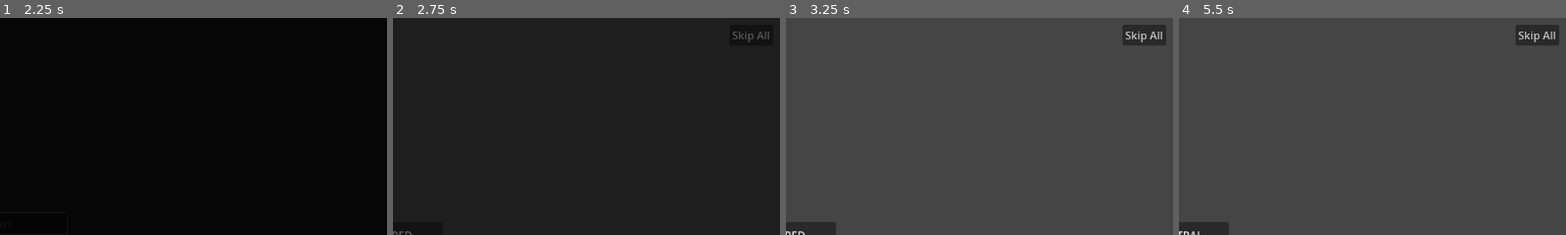
Above: before the commit, frames 1-4 (left to right).
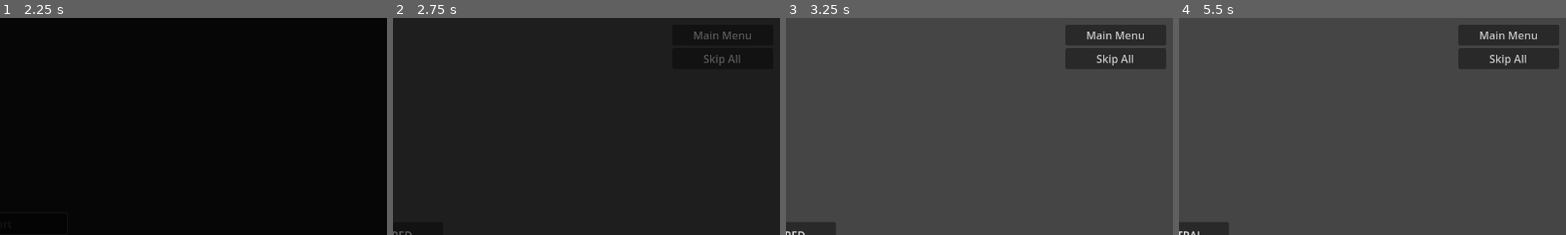
Above: after the commit, the same moments.

Repository: Lipatant/KitchenwareShop
Game: Godot game, scene res://Source/Scenes/MainMenu.tscn
Same seed, same stepped clock (60 frames per second), same inputs: the game is played once before the commit and once after it.
Inputs (mouse positions are % of the whole screen's width and height, from its top left):
- Up to frame 1 (2.25 s): click "Start" at 0.5 s; click "Start" at 1.25 s; click "Leave" at 2 s
- Up to frame 2 (2.75 s): no input
- Up to frame 3 (3.25 s): click (93, 4) at 2.75 s, where only the run after the commit has a clickable "Main Menu"
- Up to frame 4 (5.5 s): click "Skip All" at 3.5 s; click "Skip All" at 4.25 s; click "Skip All" at 5 s
The pictures show only the part of the screen within x 50-100%, y 0-50%; the shares and areas given below are measured in that part.

Frame 1 is identical in both runs. In frame 2, 0.4% of the frame differs, in the area x 77-98%, y 6-22%; in frame 3, 3.9%, in the area x 72-99%, y 3-24%; in frame 4, 3.9%.

Commit message:
feat: adding MainMenuButton to Dialogue

Diff:
--- a/Localization/Localization.csv
+++ b/Localization/Localization.csv
@@ -282,6 +282,7 @@
 CharacterSpeechGenericWait,"..."
 
 DialogueSkipAllButton,Skip All
+DialogueMainMenuButton,Main Menu
 
 MainMenuStartButton,Start
 MainMenuLeaveButton,Leave
--- a/Source/Scenes/Dialogue.tscn
+++ b/Source/Scenes/Dialogue.tscn
@@ -1,6 +1,7 @@
-[gd_scene load_steps=2 format=3 uid="uid://b1nldnorkv3ps"]
+[gd_scene load_steps=3 format=3 uid="uid://b1nldnorkv3ps"]
 
 [ext_resource type="Script" path="res://Source/Scenes/Dialogue/Dialogue.gd" id="1_22gd5"]
+[ext_resource type="PackedScene" uid="uid://b70j1jgqjeodt" path="res://Source/Scenes/MainMenu.tscn" id="2_r6cwq"]
 
 [node name="Dialogue" type="Control"]
 layout_mode = 3
@@ -10,6 +11,7 @@
 grow_horizontal = 2
 grow_vertical = 2
 script = ExtResource("1_22gd5")
+main_menu_resource = ExtResource("2_r6cwq")
 
 [node name="EmotionContainer" type="PanelContainer" parent="."]
 unique_name_in_owner = true
@@ -77,6 +79,7 @@
 horizontal_alignment = 1
 
 [node name="VBoxContainer" type="VBoxContainer" parent="."]
+custom_minimum_size = Vector2(150, 0)
 layout_mode = 1
 anchors_preset = -1
 anchor_left = 1.0
@@ -86,6 +89,10 @@
 offset_right = -10.0
 offset_bottom = 40.0
 grow_horizontal = 0
+
+[node name="MainMenuButton" type="Button" parent="VBoxContainer"]
+layout_mode = 2
+text = "DialogueMainMenuButton"
 
 [node name="SkipAllButton" type="Button" parent="VBoxContainer"]
 layout_mode = 2
@@ -111,5 +118,6 @@
 
 [connection signal="speech_pressed" from="." to="." method="_on_speech_pressed"]
 [connection signal="gui_input" from="CharacterSpeechContainer" to="." method="_on_character_speech_container_gui_input"]
+[connection signal="pressed" from="VBoxContainer/MainMenuButton" to="." method="_on_main_menu_button_pressed"]
 [connection signal="pressed" from="VBoxContainer/SkipAllButton" to="." method="_on_skip_all_button_pressed"]
 [connection signal="item_activated" from="Choice" to="." method="_on_choice_item_activated"]
--- a/Source/Scenes/Dialogue/Dialogue.gd
+++ b/Source/Scenes/Dialogue/Dialogue.gd
@@ -1,4 +1,8 @@
 extends Node
+
+# EXPORTS #
+
+@export var main_menu_resource : PackedScene
 
 # MEMBERS #
 
@@ -57,6 +61,9 @@
 func _on_skip_all_button_pressed() -> void:
 	SaveManager.end_event()
 
+func _on_main_menu_button_pressed() -> void:
+	SceneManager.change_scene_to_packed(main_menu_resource)
+
 func _on_speech_pressed() -> void:
 	if !%CharacterSpeech.text:
 		return
Binary file changed: Localization/Localization.en.translation
